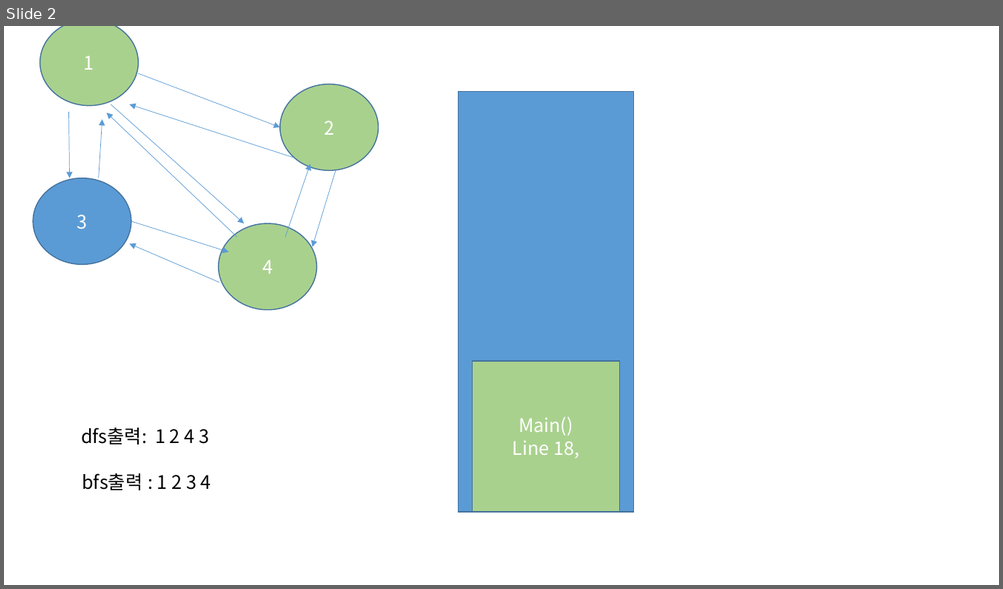
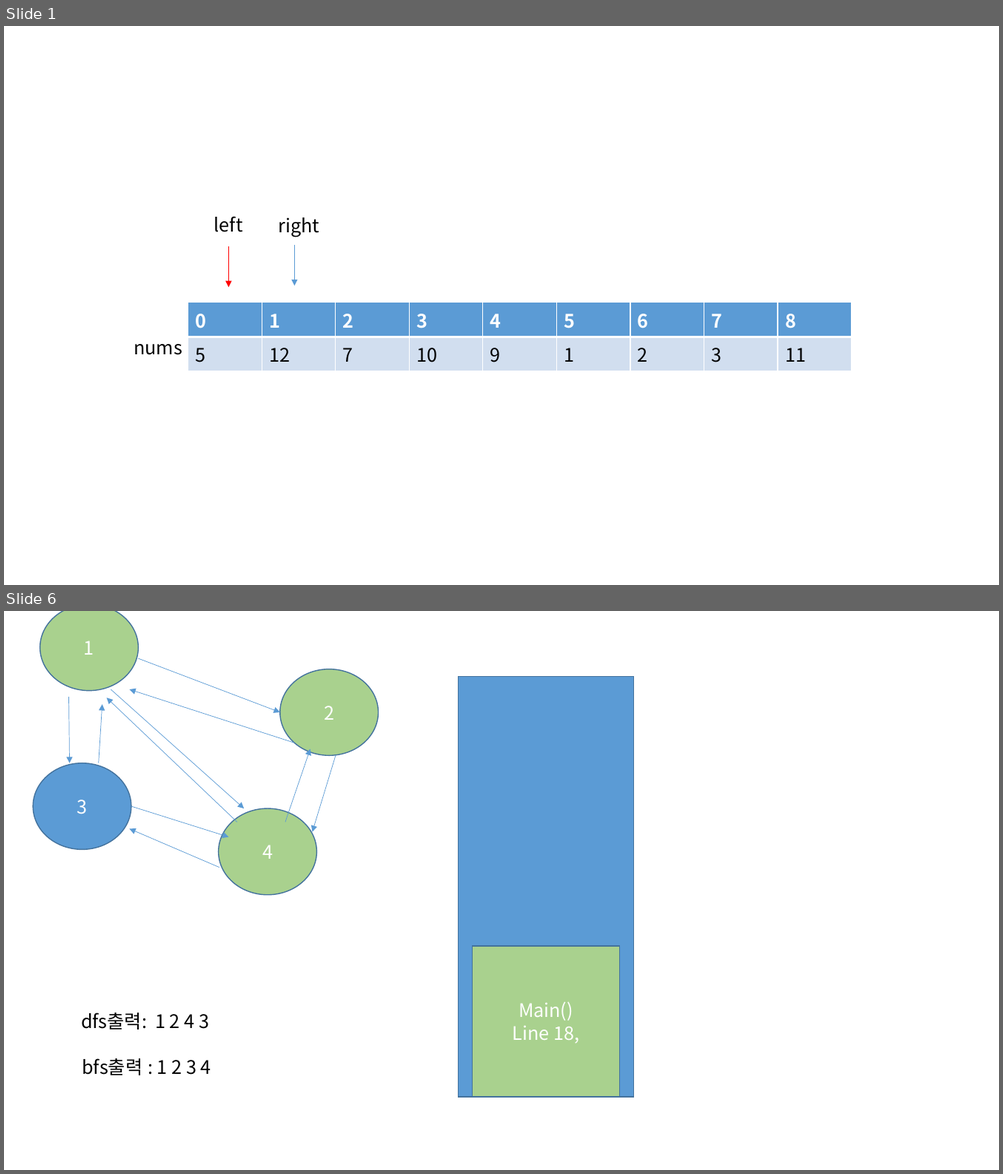
Before and after one commit to kkw-11/Problem_Solving, a slide deck: pp/r,fpv,.pptx. Shown one above the other, each under a label of ours: slide 2 before the commit, slides 1 and 6 after it; the slides between them are not shown. The pictures are 1003x589 and 1003x1174 pixels, drawn with LibreOffice and Linux fonts; fonts in the diff are those of the drawing. Boxes give left, top, right and bottom in pixels: in the first picture for what was removed or moved away, otherwise in the second. Text is boxed around its words. In the diff, an @@ line names an element or a change of style, - is before the commit and + after.

```diff
--- a/pp/r,fpv,.pptx
+++ b/pp/r,fpv,.pptx
@@ slide 1 added at <box>4,26,999,585</box>, background #FFFFFF @@
@@ text added at <box>214,216,243,232</box>, 18 pt, text #000000 @@
+left
@@ text added at <box>278,218,319,238</box>, 18 pt, text #000000 @@
+right
@@ arrow added from (228, 247) to (228, 287), #FF0000 0.5 pt @@
@@ arrow added from (294, 245) to (294, 286), #5B9BD5 0.5 pt @@
@@ table added at <box>188,303,853,366</box>, 2 rows, 9 columns @@
+0 | 1 | 2 | 3 | 4 | 5 | 6 | 7 | 8
+5 | 12 | 7 | 10 | 9 | 1 | 2 | 3 | 11
@@ text added at <box>134,344,182,355</box>, 18 pt, text #000000 @@
+nums
@@ what was slide 2 is now slide 6 @@
```
Also in this commit, not shown: 1 slide changed, 3 other slides added, 2 other files.
